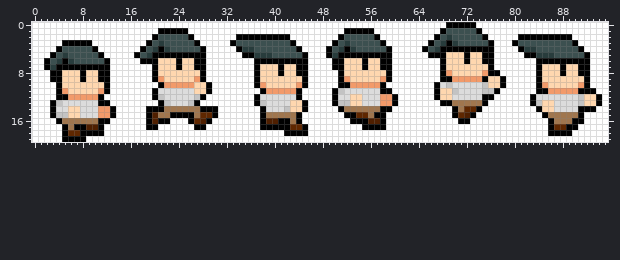
File history of a sprite sheet, img/enemies/basic/basicRight.png. Above is the file before it was changed.
The file is 96x20 pixels.
After:
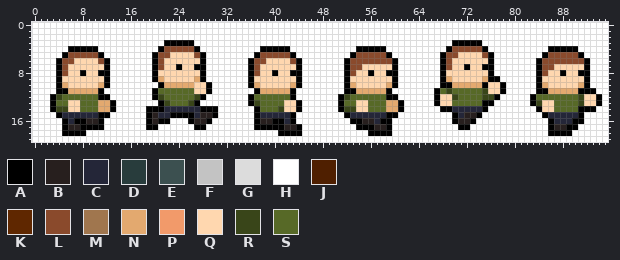
Palette (. is transparent): A #000000  B #271f1e  C #242638  D #283c3c  E #3c5050  F #c3c3c3  G #dcdcdc  H #ffffff  J #4f1f00  K #5f2700  L #8a4a2c  M #a0764e  N #e3a96f  P #f29a6a  Q #ffd7af  R #394519  S #576927
Diff:
@@ x 0..95 @@
- 0 HHHHHHHHHHHHHHHHHHHHHHHHHHHHHHHHHHHHHHHHHHHHHHHHHHHHHHHHHHHHHHHHHHHHHAAAAAHHHHHHHHHHHHHHHHHHHHHH
- 1 HHHHHHHHHHHHHHHHHHHHHAAAAAHHHHHHHHHHHHHHHHHHHHHHHHHHAAAAAHHHHHHHHHHHAEEEEEAHHHHHHHHHHHHHHHHHHHHH
- 2 HHHHHHHHHHHHHHHHHHHHAEEEEEAHHHHHHHAAAAAAAAAHHHHHHHHAEEEEEAHHHHHHHHHAEDEEEEEAHHHHHAAAAAAAAAHHHHHH
- 3 HHHHHAAAAAHHHHHHHHHAEDEEEEEAHHHHHAEEEEEEEEEAHHHHHHAEDEEEEEAHHHHHHHAEDADEEEEEAHHHAEEEEEEEEEAHHHHH
- 4 HHHHAEEEEEAHHHHHHHAEDADEEEEEAHHHHHADDEEEEEEEAHHHHAEDADEEEEEAHHHHHAEDAAAAAAAAAHHHHADDEEEEEEEAHHHH
- 5 HHHAEDEEEEEAHHHHHAEDAAAAAAAAAHHHHHHAADDDEEEEEAHHHADAAAAAAAAAHHHHHHAAAQQQAQQAAHHHHHAADDDEEEEEAHHH
- 6 HHAEDADEEEEEAHHHHHAAAQQQAQQAAHHHHHHHHAAAAAAAAAHHHHAAQQQAQQAAHHHHHHHHAQQQAQQAAHHHHHHHAAAAAAAAAHHH
- 7 HHADAAAAAAAAAHHHHHHHAQQQAQQAAHHHHHHHHAQQQAQQAAHHHHAAQQQAQQAAHHHHHHHHAQQQQQQQAHHHHHHHAQQQAQQAAHHH
- 8 HHHAAQQQAQQAAHHHHHHHAQQQQQQQAHHHHHHHHAQQQAQQAAHHHHHAQQQQQQQAHHHHHHHHAPQQQQQPAAHHHHHHAQQQAQQAAHHH
- 9 HHHAAQQQAQQAAHHHHHHHAPQQQQQPAHHHHHHHHAQQQQQQQAHHHHHAPQQQQQPAHHHHHHHHAAPPPPPAQQAHHHHHAQQQQQQQAHHH
-10 HHHHAQQQQQQQAHHHHHHHHAPPPPPQQAHHHHHHHAPQQQQQPAHHHHHAAPPPPPAHHHHHHHHAGFGGGGGFQQAHHHHHAPQQQQQPAHHH
-11 HHHHAPQQQQQPAHHHHHHHAGGGGGGQQAHHHHHHHHAPPPPPAHHHHHAFGGGGGGAAHHHHHHHAQQFGGGGFFAHHHHHHAAPPPPPAAAHH
-12 HHHHAAPPPPPAHHHHHHHHAFGGGGGFAHHHHHHHHAGGGGGGAHHHHHAGGQQGGGPPAHHHHHHAQQGGGGGAAHHHHHHAGGGGGGGFQQAH
-13 HHHAFGGGGGGAAHHHHHHHHAFGGGFAHHHHHHHHHAFGGGGQQAHHHHAFFQQGGGPPAHHHHHHHAAMMMMMAHHHHHHHAFQQGGGGFQQAH
-14 HHHAGGQQGGGPPAHHHHHAAAMMMMMMAAAHHHHHHHAGGGFQQAHHHHHAMMMMMMAAHHHHHHHHHHAMKKAHHHHHHHHHAQQGGGGAAAHH
-15 HHHAFFQQGGGPPAHHHHHAJMMAAAAMKKAHHHHHHHAMMMMMAHHHHHHHAAKKMAAHHHHHHHHHHHAKJAHHHHHHHHHHHAMMMMMAHHHH
-16 HHHHAMMMMMMAAHHHHHHAJAAHHHAKJAHHHHHHHHAJJAAMAHHHHHHHHAAAJJAHHHHHHHHHHHHAAHHHHHHHHHHHHHAMMMAAHHHH
-17 HHHHHAMAAJJAHHHHHHHAAHHHHHHAAHHHHHHHHHAAAAAKKAHHHHHHHHHAAAAHHHHHHHHHHHHHHHHHHHHHHHHHHHAKKAAHHHHH
-18 HHHHHAKKAAAAHHHHHHHHHHHHHHHHHHHHHHHHHHHHHHAAAAHHHHHHHHHHHHHHHHHHHHHHHHHHHHHHHHHHHHHHHHAAAAHHHHHH
-19 HHHHHAAAAHHHHHHHHHHHHHHHHHHHHHHHHHHHHHHHHHHHHHHHHHHHHHHHHHHHHHHHHHHHHHHHHHHHHHHHHHHHHHHHHHHHHHHH
+ 0 HHHHHHHHHHHHHHHHHHHHHHHHHHHHHHHHHHHHHHHHHHHHHHHHHHHHHHHHHHHHHHHHHHHHHHHHHHHHHHHHHHHHHHHHHHHHHHHH
+ 1 HHHHHHHHHHHHHHHHHHHHHHHHHHHHHHHHHHHHHHHHHHHHHHHHHHHHHHHHHHHHHHHHHHHHHHHHHHHHHHHHHHHHHHHHHHHHHHHH
+ 2 HHHHHHHHHHHHHHHHHHHHHHHHHHHHHHHHHHHHHHHHHHHHHHHHHHHHHHHHHHHHHHHHHHHHHHHHHHHHHHHHHHHHHHHHHHHHHHHH
+ 3 HHHHHHHHHHHHHHHHHHHHHHAAAAAHHHHHHHHHHHHHHHHHHHHHHHHHHHHHHHHHHHHHHHHHHHAAAAAHHHHHHHHHHHHHHHHHHHHH
+ 4 HHHHHHAAAAAHHHHHHHHHHALLLLLAHHHHHHHHHHAAAAAHHHHHHHHHHHAAAAAHHHHHHHHHHALLLLLAHHHHHHHHHHAAAAAHHHHH
+ 5 HHHHHALLLLLAHHHHHHHHALLQQQQLAHHHHHHHHALLLLLAHHHHHHHHHALLLLLAHHHHHHHHALLQQQQLAHHHHHHHHALLLLLAHHHH
+ 6 HHHHALLQQQQLAHHHHHHHALQQQQQQAHHHHHHHALLQQQQLAHHHHHHHALLLLLLLAHHHHHHHALQQQQQQAHHHHHHHALLLLLLLAHHH
+ 7 HHHHALQQQQQQAHHHHHHHALQQAQQAAHHHHHHHALQQQQQQAHHHHHHHALLQQQQQAHHHHHHHALQQAQQAAHHHHHHHALLQQQQQAHHH
+ 8 HHHHALQQAQQAAHHHHHHHAQQQQQQQAHHHHHHHALQQAQQAAHHHHHHHALQQAQQAAHHHHHHHAQQQQQQQAHHHHHHHALQQAQQAAHHH
+ 9 HHHHAQQQQQQQAHHHHHHHANQQQQQNAHHHHHHHAQQQQQQQAHHHHHHHAQQQQQQQAHHHHHHHANQQQQQNAAHHHHHHAQQQQQQQAHHH
+10 HHHHANQQQQQNAHHHHHHHHANNNNNQQAHHHHHHANQQQQQNAHHHHHHHANQQQQQNAHHHHHHHAANNNNNAQQAHHHHHANQQQQQNAHHH
+11 HHHHAANNNNNAHHHHHHHHASSSSSSQQAHHHHHHHANNNNNAHHHHHHHHAANNNNNAHHHHHHHASRSSSSSRQQAHHHHHAANNNNNAAAHH
+12 HHHARSSSSSSAAHHHHHHHARSSSSSRAHHHHHHHASSSSSSAHHHHHHHARSSSSSSAAHHHHHHAQQRSSSSRRAHHHHHASSSSSSSRQQAH
+13 HHHASSQQSSSNNAHHHHHHHARSSSRAHHHHHHHHARSSSSQQAHHHHHHASSQQSSSNNAHHHHHAQQSSSSSAAHHHHHHARQQSSSSRQQAH
+14 HHHARRQQSSSNNAHHHHHAAACCCCCCAAAHHHHHHASSSRQQAHHHHHHARRQQSSSNNAHHHHHHAACCCCCAHHHHHHHHAQQSSSSAAAHH
+15 HHHHACCCCCCAAHHHHHHABCCAAAACBBAHHHHHHACCCCCAHHHHHHHHACCCCCCAAHHHHHHHHHACBBAHHHHHHHHHHACCCCCAHHHH
+16 HHHHHACAABBAHHHHHHHABAAHHHABBAHHHHHHHABBAACAHHHHHHHHHAABBCAAHHHHHHHHHHABBAHHHHHHHHHHHHACCCAAHHHH
+17 HHHHHABBAAAAHHHHHHHAAHHHHHHAAHHHHHHHHAAAAABBAHHHHHHHHHAAABBAHHHHHHHHHHHAAHHHHHHHHHHHHHABBAAHHHHH
+18 HHHHHAAAAHHHHHHHHHHHHHHHHHHHHHHHHHHHHHHHHAAAAHHHHHHHHHHHAAAAHHHHHHHHHHHHHHHHHHHHHHHHHHAAAAHHHHHH
+19 HHHHHHHHHHHHHHHHHHHHHHHHHHHHHHHHHHHHHHHHHHHHHHHHHHHHHHHHHHHHHHHHHHHHHHHHHHHHHHHHHHHHHHHHHHHHHHHH
Boxes around the changes in both pictures, in picture pixels (x1, y1, x2, y2):
changed: (230, 22, 590, 136)
changed: (134, 28, 212, 124)
changed: (44, 40, 116, 142)
